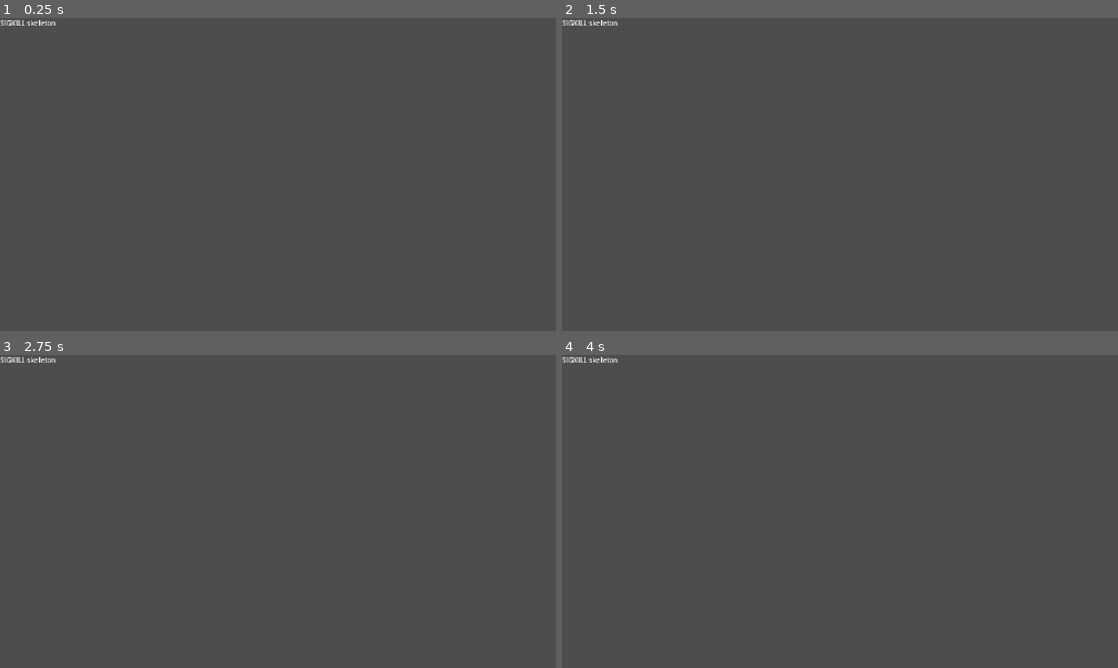
Above: before the commit, frames 1-4 (two rows, left to right).
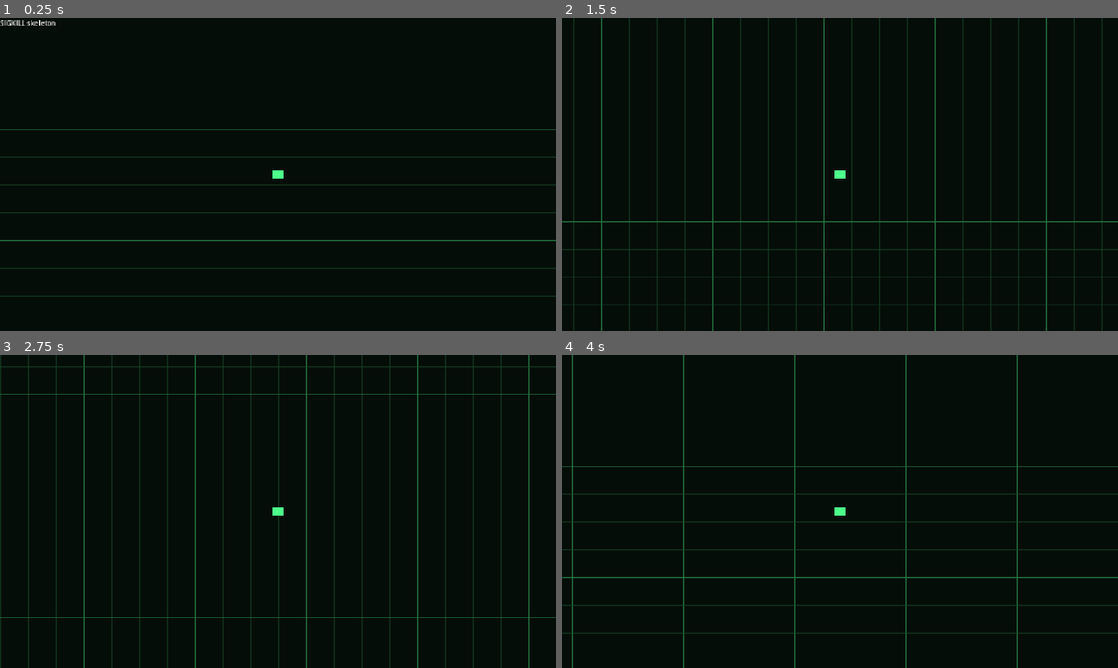
Above: after the commit, the same moments.

Repository: techafreshh/sigkill
Game: Godot game, scene res://main.tscn
Two runs of this game, one before a commit and one after it. Both use one fixed random seed, a clock stepped at 60 frames per second and the inputs below.
Inputs:
- Up to frame 1 (0.25 s): no input
- Up to frame 2 (1.5 s): tap Enter at 0.5 s; hold D (move_right) 0.53-1.28 s; hold S (move_down) from 1.28 s (still down)
- Up to frame 3 (2.75 s): release S (move_down) at 2.03 s; hold D (move_right) from 2.03 s (still down)
- Up to frame 4 (4 s): release D (move_right) at 2.78 s; hold W (move_up) 2.78-3.53 s; hold A (move_left) from 3.53 s (still down)

The runs differ from the first frame. In frame 1, 100% of the frame differs, in the area x 0-100%, y 0-100%; in frame 2, 100%; in frame 3, 100%; in frame 4, 100%.

Commit message:
Cursor-block player, camera follow, theme background
Player collision becomes a 28x20 RectangleShape2D with a theme-colored
_draw cursor block; Camera2D reparented under Player with smoothing
off so the center equals the player position; Ground added behind
everything; clear color matches the theme background.

Diff:
--- a/main.tscn
+++ b/main.tscn
@@ -1,23 +1,28 @@
-[gd_scene load_steps=4 format=3]
+[gd_scene load_steps=5 format=3]
 
 [ext_resource type="Script" path="res://main.gd" id="1"]
 [ext_resource type="Script" path="res://player.gd" id="2"]
+[ext_resource type="Script" path="res://world/ground.gd" id="3"]
 
-[sub_resource type="CircleShape2D" id="CircleShape2D_player"]
-radius = 16.0
+[sub_resource type="RectangleShape2D" id="RectangleShape2D_player"]
+size = Vector2(28, 20)
 
 [node name="Main" type="Node2D"]
 script = ExtResource("1")
+
+[node name="Ground" type="Node2D" parent="."]
+z_index = -100
+script = ExtResource("3")
 
 [node name="Player" type="CharacterBody2D" parent="."]
 position = Vector2(640, 360)
 script = ExtResource("2")
 
 [node name="CollisionShape2D" type="CollisionShape2D" parent="Player"]
-shape = SubResource("CircleShape2D_player")
+shape = SubResource("RectangleShape2D_player")
 
-[node name="Camera2D" type="Camera2D" parent="."]
-position = Vector2(640, 360)
+[node name="Camera2D" type="Camera2D" parent="Player"]
+position_smoothing_enabled = false
 enabled = true
 
 [node name="StatusLabel" type="Label" parent="."]
--- a/player.gd
+++ b/player.gd
@@ -1,13 +1,26 @@
 extends CharacterBody2D
 
+const TERMINAL_THEME := preload("res://data/theme.tres")
+
 @export var speed := 220.0
+
+var theme: TerminalTheme
 
 
 func _ready() -> void:
 	motion_mode = CharacterBody2D.MOTION_MODE_FLOATING
+	theme = TERMINAL_THEME as TerminalTheme
+	queue_redraw()
 
 
 func _physics_process(_delta: float) -> void:
 	var input := Input.get_vector("move_left", "move_right", "move_up", "move_down")
 	velocity = input * speed
 	move_and_slide()
+
+
+func _draw() -> void:
+	var col := Color(0.3, 1.0, 0.55, 1.0)
+	if theme != null:
+		col = theme.player_color
+	draw_rect(Rect2(Vector2(-14, -10), Vector2(28, 20)), col)
--- a/project.godot
+++ b/project.godot
@@ -49,3 +49,4 @@
 
 renderer/rendering_method="gl_compatibility"
 renderer/rendering_method.mobile="gl_compatibility"
+environment/defaults/default_clear_color=Color(0.02, 0.05, 0.03, 1)
